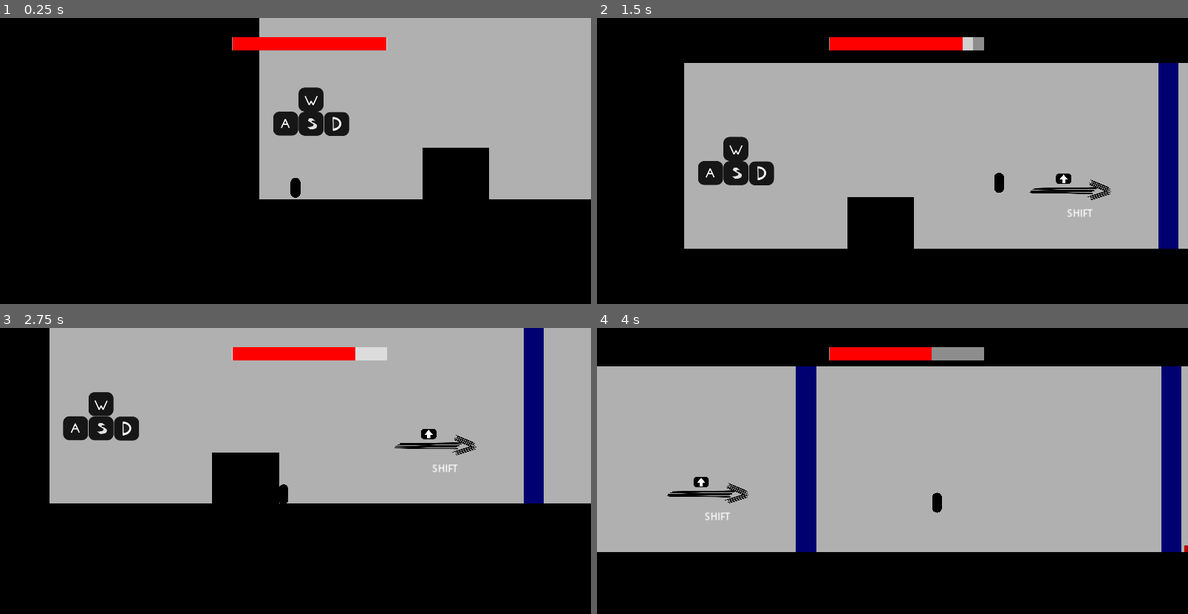
Above: before the commit, frames 1-4 (two rows, left to right).
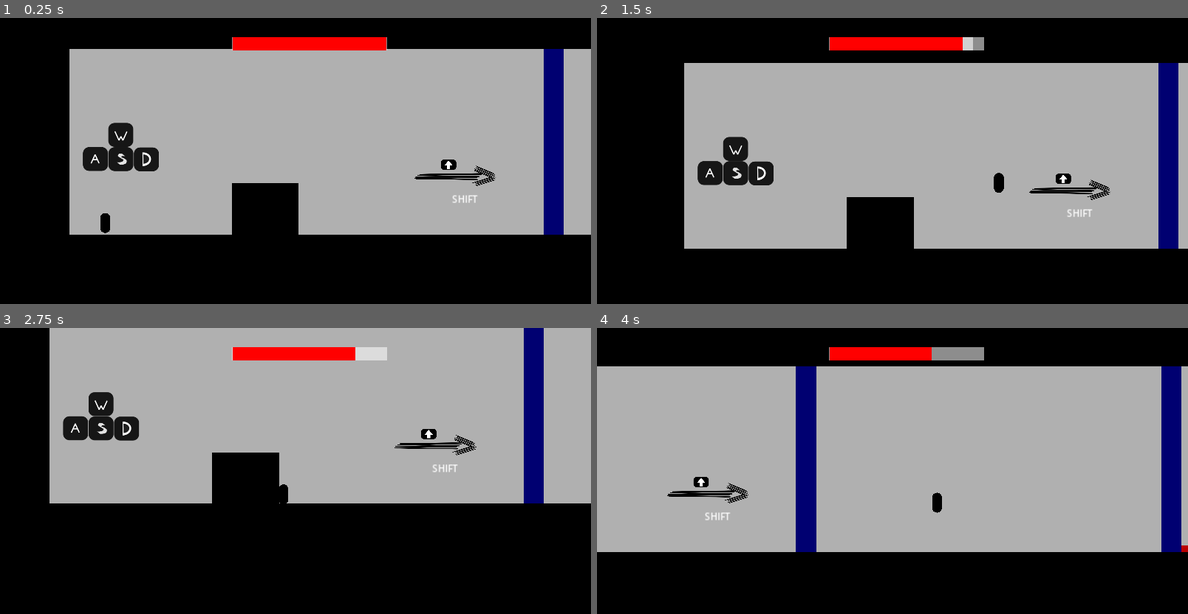
Above: after the commit, the same moments.

Repository: Rozzy1/Blobby
Game: Godot game, scene res://Levels.tscn
Two runs of this game, one before a commit and one after it. Both use one fixed random seed, a clock stepped at 60 frames per second and the inputs below.
Inputs:
- Up to frame 1 (0.25 s): no input
- Up to frame 2 (1.5 s): hold D (right) from 0.53 s (still down); tap Shift (Dash) at 0.6, 1.35 s; tap W (up) at 0.77 s
- Up to frame 3 (2.75 s): tap W (up) at 1.52 s; release D (right) at 2.03 s; hold A (left) from 2.03 s (still down); tap Shift (Dash) at 2.1 s
- Up to frame 4 (4 s): release A (left) at 2.78 s; hold D (right) from 2.78 s (still down); tap Shift (Dash) at 2.85, 3.6 s; tap W (up) at 3.02, 3.77 s

The runs differ from the first frame. In frame 1, 35% of the frame differs, in the area x 11-100%, y 0-76%; in frame 2, 0.3%; in frame 3, less than 0.1%; in frame 4, less than 0.1%.

Commit message:
Added fourth level

Diff:
--- a/Blobbly/DashButtonScript.gd
+++ b/Blobbly/DashButtonScript.gd
@@ -1,5 +1,7 @@
 extends Node
 @export var activatewhat : Node
+@export var activatewhat2 : Node
+@export var activatewhat3 : Node
 @export var area2dconnectingfrom : Area2D
 @export var mesh : MeshInstance2D
 @onready var player = get_tree().get_first_node_in_group("player")
@@ -12,12 +14,21 @@
 
 func _process(_delta):
 	if canplayerdashthrough == true and player.is_dashing == true:
+
 		if activatewhat and not activatewhat.isactivated == true:
+
 			activatewhat.isactivated = true
 			mesh.modulate = Color (0,0.5,0.5)
 			print("turned ",activatewhat,"on")
-			return
-		if !activatewhat:
+		if activatewhat2 and not activatewhat2.isactivated == true:
+			activatewhat2.isactivated = true
+			mesh.modulate = Color (0,0.5,0.5)
+			print("turned ",activatewhat2,"on")
+		if activatewhat3 and not activatewhat3.isactivated == true:
+			activatewhat3.isactivated = true
+			mesh.modulate = Color (0,0.5,0.5)
+			print("turned ",activatewhat3,"on")
+		if !activatewhat and !activatewhat2 and !activatewhat3:
 			print("Nothing Attached!")
 
 
--- a/Blobbly/Levels.tscn
+++ b/Blobbly/Levels.tscn
@@ -73,12 +73,12 @@
 [node name="GameScene" type="Node2D"]
 
 [node name="Player" type="CharacterBody2D" parent="." groups=["player"]]
-position = Vector2(-2408, 520)
+position = Vector2(-304, 128)
 scale = Vector2(30, 30)
 floor_snap_length = 10.0
 safe_margin = 0.15
 script = ExtResource("1_xt65x")
-PlayerSpawnPoints = PackedVector2Array(0, 0, -2408, 500, 64, 208, 0, 0, 0, 0)
+PlayerSpawnPoints = PackedVector2Array(0, 0, -2408, 500, 64, 208, 0, 0, -304, 128, 0, 0, 0, 0)
 
 [node name="MeshInstance2D" type="MeshInstance2D" parent="Player"]
 modulate = Color(0, 0, 0, 1)
@@ -106,7 +106,7 @@
 autostart = true
 
 [node name="EnemeySpawner" type="Node2D" parent="."]
-position = Vector2(-128, 208)
+position = Vector2(-1144, -1520)
 script = ExtResource("4_2nt6a")
 enemeypositions1 = PackedVector2Array(80, 520)
 enemeypositions2 = PackedVector2Array(1440, -540)
@@ -114,11 +114,11 @@
 
 [node name="LevelTeleporter" type="Node2D" parent="." node_paths=PackedStringArray("teleporterarea")]
 z_index = -1
-position = Vector2(0, 784)
+position = Vector2(-3936, -440)
 scale = Vector2(100, 25)
 script = ExtResource("4_j4xk2")
 teleporterarea = NodePath("Area2D")
-TeleporterLevelPositions = PackedVector2Array(0, 0, 2864, 320, 3048, -1120, 0, 830, 0, 0, 0, 0)
+TeleporterLevelPositions = PackedVector2Array(0, 0, 2864, 320, 3048, -1120, 0, 830, -3936, -440, 0, 0)
 
 [node name="MeshInstance2D" type="MeshInstance2D" parent="LevelTeleporter"]
 mesh = SubResource("BoxMesh_jf3f3")
@@ -937,7 +937,7 @@
 polygon = PackedVector2Array(-800, -1856, 504, -1864, 512, 680, -800, 678)
 
 [node name="FrictionlessBody" parent="LevelManager/Level4" instance=ExtResource("6_thv5u")]
-position = Vector2(2064, 240)
+position = Vector2(2056, 240)
 
 [node name="Polygon2D" parent="LevelManager/Level4/FrictionlessBody" index="0"]
 z_index = -1
@@ -964,49 +964,318 @@
 position = Vector2(608, -1680)
 
 [node name="Polygon2D" parent="LevelManager/Level4/4" index="0"]
-polygon = PackedVector2Array(-800, 64, 888, 64, 888, 680, -800, 680)
-
-[node name="FrictionlessBody2" parent="LevelManager/Level4" instance=ExtResource("6_thv5u")]
-position = Vector2(-96, -1288)
-rotation = -1.309
-
-[node name="Polygon2D" parent="LevelManager/Level4/FrictionlessBody2" index="0"]
+polygon = PackedVector2Array(-1192, 64, 888, 64, 888, 680, -1192, 680)
+
+[node name="FrictionlessBody3" parent="LevelManager/Level4" instance=ExtResource("6_thv5u")]
+position = Vector2(-1096, -984)
+
+[node name="Polygon2D" parent="LevelManager/Level4/FrictionlessBody3" index="0"]
 z_index = -1
 color = Color(0.737255, 0.658824, 0.384314, 1)
-polygon = PackedVector2Array(-976, -8, -557.077, -8.09372, -552, 680, -984, 680)
-
-[node name="Area2D" type="Area2D" parent="LevelManager/Level4/FrictionlessBody2"]
-
-[node name="CollisionShape2D" type="CollisionShape2D" parent="LevelManager/Level4/FrictionlessBody2/Area2D"]
-position = Vector2(-596.932, 274.18)
-rotation = 1.5708
-scale = Vector2(1.4, 3)
-shape = SubResource("RectangleShape2D_n5dsy")
-
-[node name="FrictionlessBodyComponent" type="Node" parent="LevelManager/Level4/FrictionlessBody2" node_paths=PackedStringArray("area2d")]
-script = ExtResource("12_hvm0v")
-area2d = NodePath("../Area2D")
-
-[node name="FrictionlessBody3" parent="LevelManager/Level4" instance=ExtResource("6_thv5u")]
-position = Vector2(-960, -1072)
-rotation = 0.258309
-
-[node name="Polygon2D" parent="LevelManager/Level4/FrictionlessBody3" index="0"]
-z_index = -1
-color = Color(0.737255, 0.658824, 0.384314, 1)
-polygon = PackedVector2Array(-1368, 368, -908.714, 495.217, 472.274, 346.868, 511.102, 493.825, -916.2, 671.477, -1368, 672)
+polygon = PackedVector2Array(-1944, 352, 536, 368, 541.316, 576.861, -2520, 576)
 
 [node name="Area2D" type="Area2D" parent="LevelManager/Level4/FrictionlessBody3"]
-position = Vector2(-40, -48)
+position = Vector2(96, -48)
 
 [node name="CollisionShape2D" type="CollisionShape2D" parent="LevelManager/Level4/FrictionlessBody3/Area2D"]
-position = Vector2(-451.496, 442.644)
-scale = Vector2(5, 5)
+position = Vector2(-1072, 472)
+scale = Vector2(7.5, 9)
 shape = SubResource("RectangleShape2D_n5dsy")
 
 [node name="FrictionlessBodyComponent" type="Node" parent="LevelManager/Level4/FrictionlessBody3" node_paths=PackedStringArray("area2d")]
 script = ExtResource("12_hvm0v")
 area2d = NodePath("../Area2D")
+
+[node name="DashButton" type="StaticBody2D" parent="LevelManager/Level4"]
+position = Vector2(-2240, -720)
+rotation = 0.785398
+scale = Vector2(50, 50)
+
+[node name="CollisionShape2D" type="CollisionShape2D" parent="LevelManager/Level4/DashButton"]
+position = Vector2(0.00899887, 0)
+scale = Vector2(0.05, 0.05)
+shape = SubResource("RectangleShape2D_jaevv")
+
+[node name="Polygon" type="MeshInstance2D" parent="LevelManager/Level4/DashButton"]
+modulate = Color(0.980392, 0.431373, 0.403922, 1)
+position = Vector2(0.002, 0)
+mesh = SubResource("BoxMesh_thm7c")
+
+[node name="Area2D" type="Area2D" parent="LevelManager/Level4/DashButton"]
+
+[node name="CollisionShape2D" type="CollisionShape2D" parent="LevelManager/Level4/DashButton/Area2D"]
+scale = Vector2(0.2, 0.2)
+shape = SubResource("RectangleShape2D_ktar8")
+
+[node name="DashButtonComponent" type="Node" parent="LevelManager/Level4/DashButton" node_paths=PackedStringArray("activatewhat", "activatewhat2", "area2dconnectingfrom", "mesh")]
+script = ExtResource("7_fh7uq")
+activatewhat = NodePath("../../Platform/MovingPlatformComponent")
+activatewhat2 = NodePath("../../Platform2/MovingPlatformComponent")
+area2dconnectingfrom = NodePath("../Area2D")
+mesh = NodePath("../Polygon")
+
+[node name="Platform" type="AnimatableBody2D" parent="LevelManager/Level4"]
+z_index = -1
+position = Vector2(-1792, -1472)
+scale = Vector2(2450, 50)
+sync_to_physics = false
+
+[node name="CollisionShape2D" type="CollisionShape2D" parent="LevelManager/Level4/Platform"]
+scale = Vector2(0.05, 0.05)
+shape = SubResource("RectangleShape2D_wy1rh")
+
+[node name="MeshInstance2D" type="MeshInstance2D" parent="LevelManager/Level4/Platform"]
+modulate = Color(0, 0.384314, 0, 1)
+z_index = -1
+mesh = SubResource("BoxMesh_bclus")
+
+[node name="MovingPlatformComponent" type="Node" parent="LevelManager/Level4/Platform" node_paths=PackedStringArray("Platform")]
+script = ExtResource("8_7s70f")
+OneShot = true
+TimeBetweenPoints = 10.0
+NextPathPosition = Vector2(-1792, 0)
+EndingPathPosition = Vector2(-1792, 0)
+Platform = NodePath("..")
+
+[node name="Spikes" parent="LevelManager/Level4/Platform" instance=ExtResource("6_thv5u")]
+z_index = -1
+position = Vector2(-1.82204, 15.04)
+scale = Vector2(0.000408163, 0.022)
+
+[node name="Polygon2D" parent="LevelManager/Level4/Platform/Spikes" index="0"]
+visible = false
+position = Vector2(4088, -87.2727)
+rotation = 3.14159
+color = Color(0.576471, 0, 0, 1)
+polygon = PackedVector2Array(-3224, 400, -3184, 568, -3264, 568)
+
+[node name="Polygon2D2" type="Polygon2D" parent="LevelManager/Level4/Platform/Spikes"]
+position = Vector2(80, -104)
+rotation = 3.14159
+color = Color(0.576471, 0, 0, 1)
+polygon = PackedVector2Array(-3224, 400, -3184, 568, -3264, 568)
+
+[node name="Polygon2D3" type="Polygon2D" parent="LevelManager/Level4/Platform/Spikes"]
+position = Vector2(152, -104)
+rotation = 3.14159
+color = Color(0.576471, 0, 0, 1)
+polygon = PackedVector2Array(-3224, 400, -3184, 568, -3264, 568)
+
+[node name="Polygon2D4" type="Polygon2D" parent="LevelManager/Level4/Platform/Spikes"]
+position = Vector2(232, -104)
+rotation = 3.14159
+color = Color(0.576471, 0, 0, 1)
+polygon = PackedVector2Array(-3224, 400, -3184, 568, -3264, 568)
+
+[node name="Polygon2D5" type="Polygon2D" parent="LevelManager/Level4/Platform/Spikes"]
+position = Vector2(312, -104)
+rotation = 3.14159
+color = Color(0.576471, 0, 0, 1)
+polygon = PackedVector2Array(-3224, 400, -3184, 568, -3264, 568)
+
+[node name="Polygon2D6" type="Polygon2D" parent="LevelManager/Level4/Platform/Spikes"]
+position = Vector2(392, -104)
+rotation = 3.14159
+color = Color(0.576471, 0, 0, 1)
+polygon = PackedVector2Array(-3224, 400, -3184, 568, -3264, 568)
+
+[node name="Polygon2D7" type="Polygon2D" parent="LevelManager/Level4/Platform/Spikes"]
+position = Vector2(464, -104)
+rotation = 3.14159
+color = Color(0.576471, 0, 0, 1)
+polygon = PackedVector2Array(-3224, 400, -3184, 568, -3264, 568)
+
+[node name="Polygon2D8" type="Polygon2D" parent="LevelManager/Level4/Platform/Spikes"]
+position = Vector2(544, -104)
+rotation = 3.14159
+color = Color(0.576471, 0, 0, 1)
+polygon = PackedVector2Array(-3224, 400, -3184, 568, -3264, 568)
+
+[node name="Polygon2D9" type="Polygon2D" parent="LevelManager/Level4/Platform/Spikes"]
+position = Vector2(624, -96)
+rotation = 3.14159
+color = Color(0.576471, 0, 0, 1)
+polygon = PackedVector2Array(-3224, 400, -3184, 568, -3264, 568)
+
+[node name="Polygon2D10" type="Polygon2D" parent="LevelManager/Level4/Platform/Spikes"]
+position = Vector2(704, -96)
+rotation = 3.14159
+color = Color(0.576471, 0, 0, 1)
+polygon = PackedVector2Array(-3224, 400, -3184, 568, -3264, 568)
+
+[node name="Polygon2D11" type="Polygon2D" parent="LevelManager/Level4/Platform/Spikes"]
+position = Vector2(776, -96)
+rotation = 3.14159
+color = Color(0.576471, 0, 0, 1)
+polygon = PackedVector2Array(-3224, 400, -3184, 568, -3264, 568)
+
+[node name="Polygon2D12" type="Polygon2D" parent="LevelManager/Level4/Platform/Spikes"]
+position = Vector2(856, -96)
+rotation = 3.14159
+color = Color(0.576471, 0, 0, 1)
+polygon = PackedVector2Array(-3224, 400, -3184, 568, -3264, 568)
+
+[node name="Polygon2D13" type="Polygon2D" parent="LevelManager/Level4/Platform/Spikes"]
+position = Vector2(936, -96)
+rotation = 3.14159
+color = Color(0.576471, 0, 0, 1)
+polygon = PackedVector2Array(-3224, 400, -3184, 568, -3264, 568)
+
+[node name="Polygon2D14" type="Polygon2D" parent="LevelManager/Level4/Platform/Spikes"]
+position = Vector2(1016, -96)
+rotation = 3.14159
+color = Color(0.576471, 0, 0, 1)
+polygon = PackedVector2Array(-3224, 400, -3184, 568, -3264, 568)
+
+[node name="Polygon2D15" type="Polygon2D" parent="LevelManager/Level4/Platform/Spikes"]
+position = Vector2(1088, -96)
+rotation = 3.14159
+color = Color(0.576471, 0, 0, 1)
+polygon = PackedVector2Array(-3224, 400, -3184, 568, -3264, 568)
+
+[node name="Polygon2D16" type="Polygon2D" parent="LevelManager/Level4/Platform/Spikes"]
+position = Vector2(1168, -96)
+rotation = 3.14159
+color = Color(0.576471, 0, 0, 1)
+polygon = PackedVector2Array(-3224, 400, -3184, 568, -3264, 568)
+
+[node name="Polygon2D17" type="Polygon2D" parent="LevelManager/Level4/Platform/Spikes"]
+position = Vector2(1240, -104)
+rotation = 3.14159
+color = Color(0.576471, 0, 0, 1)
+polygon = PackedVector2Array(-3224, 400, -3184, 568, -3264, 568)
+
+[node name="Polygon2D18" type="Polygon2D" parent="LevelManager/Level4/Platform/Spikes"]
+position = Vector2(1320, -104)
+rotation = 3.14159
+color = Color(0.576471, 0, 0, 1)
+polygon = PackedVector2Array(-3224, 400, -3184, 568, -3264, 568)
+
+[node name="Polygon2D19" type="Polygon2D" parent="LevelManager/Level4/Platform/Spikes"]
+position = Vector2(1392, -104)
+rotation = 3.14159
+color = Color(0.576471, 0, 0, 1)
+polygon = PackedVector2Array(-3224, 400, -3184, 568, -3264, 568)
+
+[node name="Polygon2D20" type="Polygon2D" parent="LevelManager/Level4/Platform/Spikes"]
+position = Vector2(1472, -104)
+rotation = 3.14159
+color = Color(0.576471, 0, 0, 1)
+polygon = PackedVector2Array(-3224, 400, -3184, 568, -3264, 568)
+
+[node name="Polygon2D21" type="Polygon2D" parent="LevelManager/Level4/Platform/Spikes"]
+position = Vector2(1552, -104)
+rotation = 3.14159
+color = Color(0.576471, 0, 0, 1)
+polygon = PackedVector2Array(-3224, 400, -3184, 568, -3264, 568)
+
+[node name="Polygon2D22" type="Polygon2D" parent="LevelManager/Level4/Platform/Spikes"]
+position = Vector2(1632, -104)
+rotation = 3.14159
+color = Color(0.576471, 0, 0, 1)
+polygon = PackedVector2Array(-3224, 400, -3184, 568, -3264, 568)
+
+[node name="Polygon2D23" type="Polygon2D" parent="LevelManager/Level4/Platform/Spikes"]
+position = Vector2(1704, -104)
+rotation = 3.14159
+color = Color(0.576471, 0, 0, 1)
+polygon = PackedVector2Array(-3224, 400, -3184, 568, -3264, 568)
+
+[node name="Polygon2D24" type="Polygon2D" parent="LevelManager/Level4/Platform/Spikes"]
+position = Vector2(1784, -104)
+rotation = 3.14159
+color = Color(0.576471, 0, 0, 1)
+polygon = PackedVector2Array(-3224, 400, -3184, 568, -3264, 568)
+
+[node name="Polygon2D25" type="Polygon2D" parent="LevelManager/Level4/Platform/Spikes"]
+position = Vector2(1864, -96)
+rotation = 3.14159
+color = Color(0.576471, 0, 0, 1)
+polygon = PackedVector2Array(-3224, 400, -3184, 568, -3264, 568)
+
+[node name="Polygon2D26" type="Polygon2D" parent="LevelManager/Level4/Platform/Spikes"]
+position = Vector2(1944, -96)
+rotation = 3.14159
+color = Color(0.576471, 0, 0, 1)
+polygon = PackedVector2Array(-3224, 400, -3184, 568, -3264, 568)
+
+[node name="Polygon2D27" type="Polygon2D" parent="LevelManager/Level4/Platform/Spikes"]
+position = Vector2(2016, -96)
+rotation = 3.14159
+color = Color(0.576471, 0, 0, 1)
+polygon = PackedVector2Array(-3224, 400, -3184, 568, -3264, 568)
+
+[node name="Polygon2D28" type="Polygon2D" parent="LevelManager/Level4/Platform/Spikes"]
+position = Vector2(2096, -96)
+rotation = 3.14159
+color = Color(0.576471, 0, 0, 1)
+polygon = PackedVector2Array(-3224, 400, -3184, 568, -3264, 568)
+
+[node name="Polygon2D29" type="Polygon2D" parent="LevelManager/Level4/Platform/Spikes"]
+position = Vector2(2176, -96)
+rotation = 3.14159
+color = Color(0.576471, 0, 0, 1)
+polygon = PackedVector2Array(-3224, 400, -3184, 568, -3264, 568)
+
+[node name="Polygon2D30" type="Polygon2D" parent="LevelManager/Level4/Platform/Spikes"]
+position = Vector2(2256, -96)
+rotation = 3.14159
+color = Color(0.576471, 0, 0, 1)
+polygon = PackedVector2Array(-3224, 400, -3184, 568, -3264, 568)
+
+[node name="Polygon2D31" type="Polygon2D" parent="LevelManager/Level4/Platform/Spikes"]
+position = Vector2(2328, -96)
+rotation = 3.14159
+color = Color(0.576471, 0, 0, 1)
+polygon = PackedVector2Array(-3224, 400, -3184, 568, -3264, 568)
+
+[node name="Polygon2D32" type="Polygon2D" parent="LevelManager/Level4/Platform/Spikes"]
+position = Vector2(2408, -96)
+rotation = 3.14159
+color = Color(0.576471, 0, 0, 1)
+polygon = PackedVector2Array(-3224, 400, -3184, 568, -3264, 568)
+
+[node name="KillBrick" type="Area2D" parent="LevelManager/Level4/Platform"]
+position = Vector2(-0.0228572, 2.08)
+scale = Vector2(0.075, 0.2)
+
+[node name="CollisionShape2D" type="CollisionShape2D" parent="LevelManager/Level4/Platform/KillBrick"]
+position = Vector2(0.304762, -6.03497e-07)
+shape = SubResource("RectangleShape2D_mg4xg")
+
+[node name="5" parent="LevelManager/Level4" instance=ExtResource("6_thv5u")]
+position = Vector2(-1472, -2272)
+
+[node name="Polygon2D" parent="LevelManager/Level4/5" index="0"]
+polygon = PackedVector2Array(-3672, 56, 1648, 64, 1648, 680, -1567.87, 680, -1923.83, 1181.09, -2744, 1400, -2744, 3088, -3656, 3128)
+
+[node name="Platform2" type="AnimatableBody2D" parent="LevelManager/Level4"]
+position = Vector2(-3072, -952)
+scale = Vector2(100, 2000)
+sync_to_physics = false
+
+[node name="CollisionShape2D" type="CollisionShape2D" parent="LevelManager/Level4/Platform2"]
+scale = Vector2(0.05, 0.05)
+shape = SubResource("RectangleShape2D_wy1rh")
+
+[node name="MeshInstance2D" type="MeshInstance2D" parent="LevelManager/Level4/Platform2"]
+modulate = Color(0, 0.384314, 0, 1)
+z_index = -1
+mesh = SubResource("BoxMesh_bclus")
+
+[node name="MovingPlatformComponent" type="Node" parent="LevelManager/Level4/Platform2" node_paths=PackedStringArray("Platform")]
+script = ExtResource("8_7s70f")
+OneShot = true
+TimeBetweenPoints = 2.0
+NextPathPosition = Vector2(-3080, 368)
+EndingPathPosition = Vector2(-3080, 368)
+Platform = NodePath("..")
+
+[node name="6" parent="LevelManager/Level4" instance=ExtResource("6_thv5u")]
+position = Vector2(-3416, -408)
+
+[node name="Polygon2D" parent="LevelManager/Level4/6" index="0"]
+polygon = PackedVector2Array(-880, -8, 2872, -8, 2888, 1320, -808, 1312)
 
 [connection signal="timeout" from="Player/Coyotetimer" to="Player" method="_on_coyotetimer_timeout"]
 [connection signal="LevelChange" from="LevelTeleporter" to="Player" method="_on_level_teleporter_level_change"]
@@ -1023,6 +1292,9 @@
 [connection signal="body_entered" from="LevelManager/Level3/KillBrick" to="Player" method="_on_area_2d_body_entered"]
 [connection signal="body_entered" from="LevelManager/Level3/DashButton/Area2D" to="LevelManager/Level3/DashButton" method="_on_area_2d_body_entered"]
 [connection signal="body_exited" from="LevelManager/Level3/DashButton/Area2D" to="LevelManager/Level3/DashButton" method="_on_area_2d_body_exited"]
+[connection signal="body_entered" from="LevelManager/Level4/DashButton/Area2D" to="LevelManager/Level4/DashButton" method="_on_area_2d_body_entered"]
+[connection signal="body_exited" from="LevelManager/Level4/DashButton/Area2D" to="LevelManager/Level4/DashButton" method="_on_area_2d_body_exited"]
+[connection signal="body_entered" from="LevelManager/Level4/Platform/KillBrick" to="Player" method="_on_area_2d_body_entered"]
 
 [editable path="LevelManager/Level2/1"]
 [editable path="LevelManager/Level2/2"]
@@ -1053,5 +1325,7 @@
 [editable path="LevelManager/Level4/FrictionlessBody"]
 [editable path="LevelManager/Level4/3"]
 [editable path="LevelManager/Level4/4"]
-[editable path="LevelManager/Level4/FrictionlessBody2"]
 [editable path="LevelManager/Level4/FrictionlessBody3"]
+[editable path="LevelManager/Level4/Platform/Spikes"]
+[editable path="LevelManager/Level4/5"]
+[editable path="LevelManager/Level4/6"]
--- a/Blobbly/PlayerScript.gd
+++ b/Blobbly/PlayerScript.gd
@@ -27,7 +27,6 @@
 	pass
 
 func _physics_process(delta):
-	print(istouchingfrictionlessbody)
 	if istouchingfrictionlessbody == true:
 		friction = 1
 	else:
